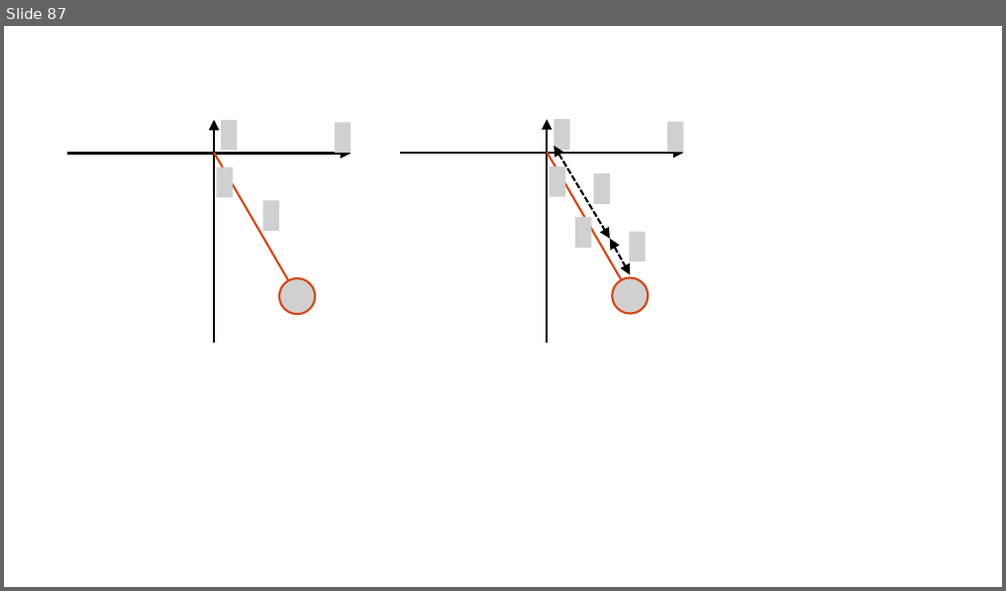
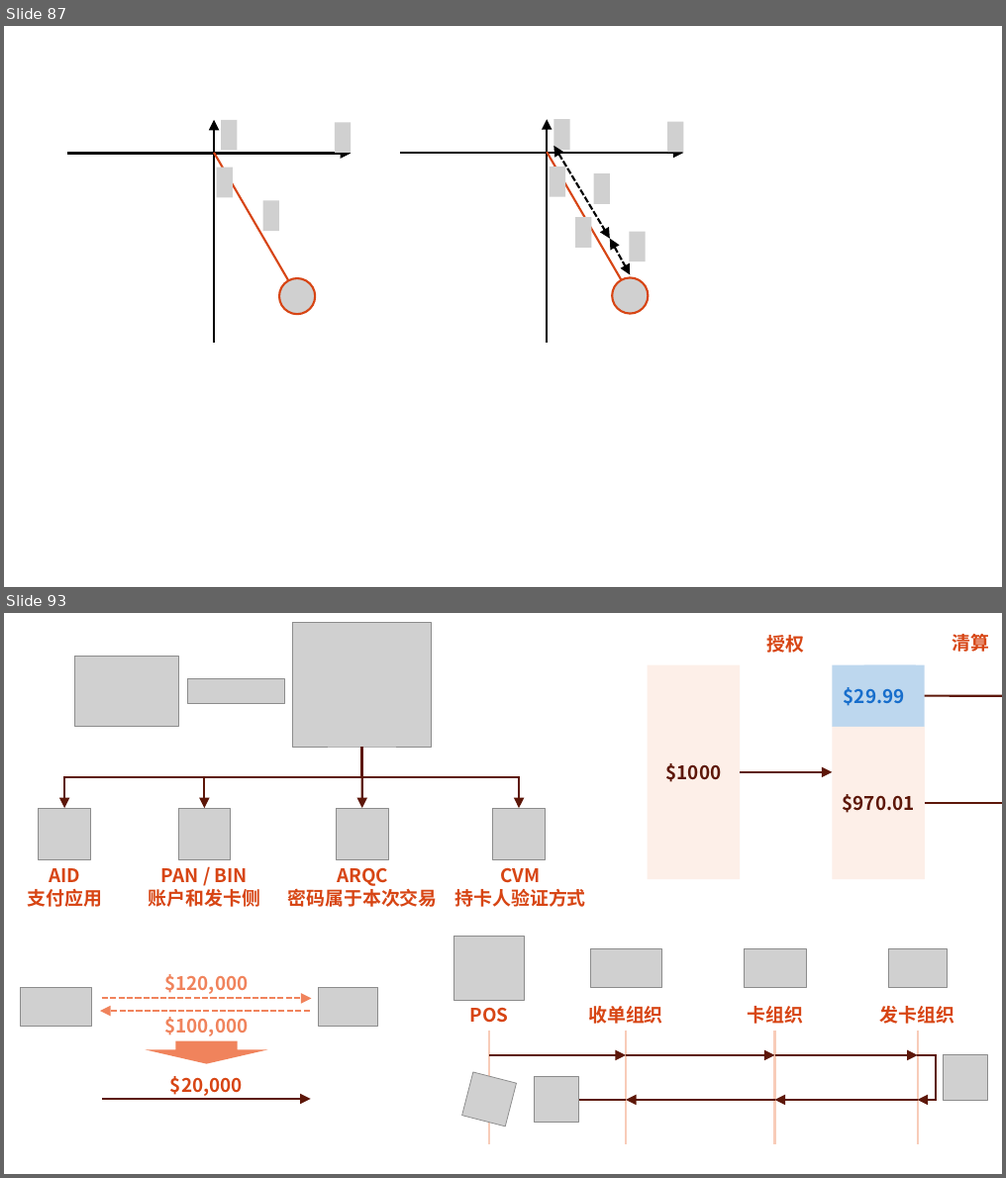
Before and after one commit to WCY-dt/blog, a slide deck: dev/博客.pptx. Shown one above the other, each under a label of ours: slide 87 before the commit, slides 87 and 93 after it; the slides between them are not shown. The pictures are 1006x591 and 1006x1178 pixels, drawn with LibreOffice and Linux fonts; fonts in the diff are those of the drawing; grey boxes stand for pictures; background and template pictures are left out. Boxes give left, top, right and bottom in pixels: in the first picture for what was removed or moved away, otherwise in the second. Text is boxed around its words. In the diff, an @@ line names an element or a change of style, - is before the commit and + after.

```diff
--- a/dev/博客.pptx
+++ b/dev/博客.pptx
@@ slide 93 added at (x1=4, y1=613, x2=1002, y2=1174), background #FFFFFF @@
@@ group added at (x1=648, y1=634, x2=1002, y2=879): 4 rectangles, 3 arrows, 2 texts @@
+$29.99
+$970.01
+$1000
+授权
+清算
@@ group added at (x1=27, y1=622, x2=586, y2=907): 7 pictures, 4 texts, 3 elbow arrows, 1 arrow @@
+AID
+支付应用
+PAN / BIN
+账户和发卡侧
+ARQC
+密码属于本次交易
+CVM
+持卡人验证方式
@@ group added at (x1=20, y1=974, x2=377, y2=1099): 3 arrows, 3 texts, 2 pictures, 1 down arrow @@
+$120,000
+$100,000
+$20,000
@@ group added at (x1=453, y1=937, x2=988, y2=1146): 7 pictures, 6 arrows, 4 texts, 4 lines, 1 elbow arrow @@
+POS
+收单组织
+卡组织
+发卡组织
```
Also in this commit, not shown: 6 other slides added, 25 other files.
